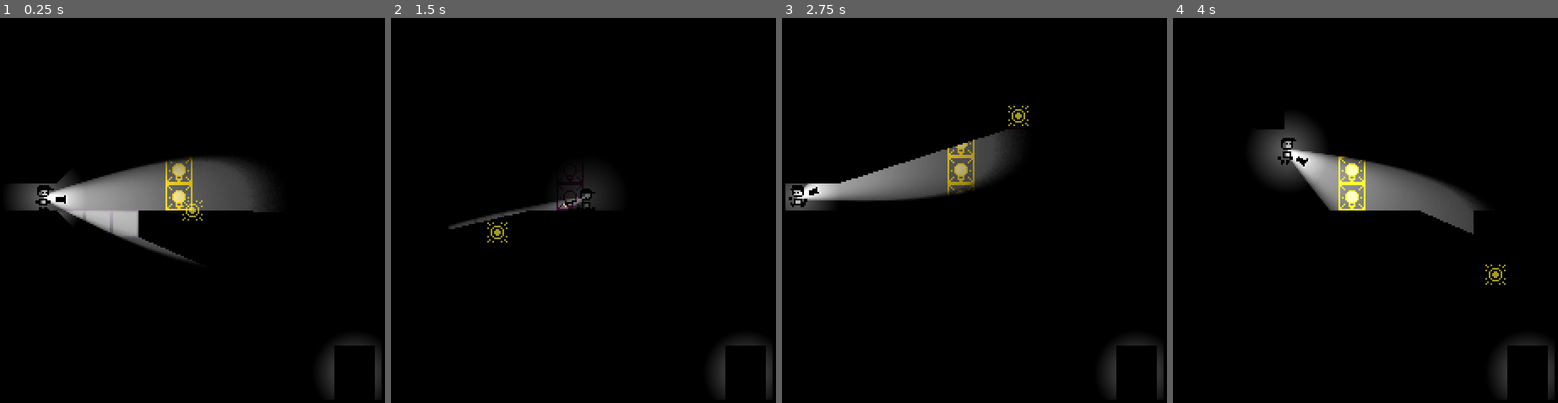
Above: before the commit, frames 1-4 (left to right).
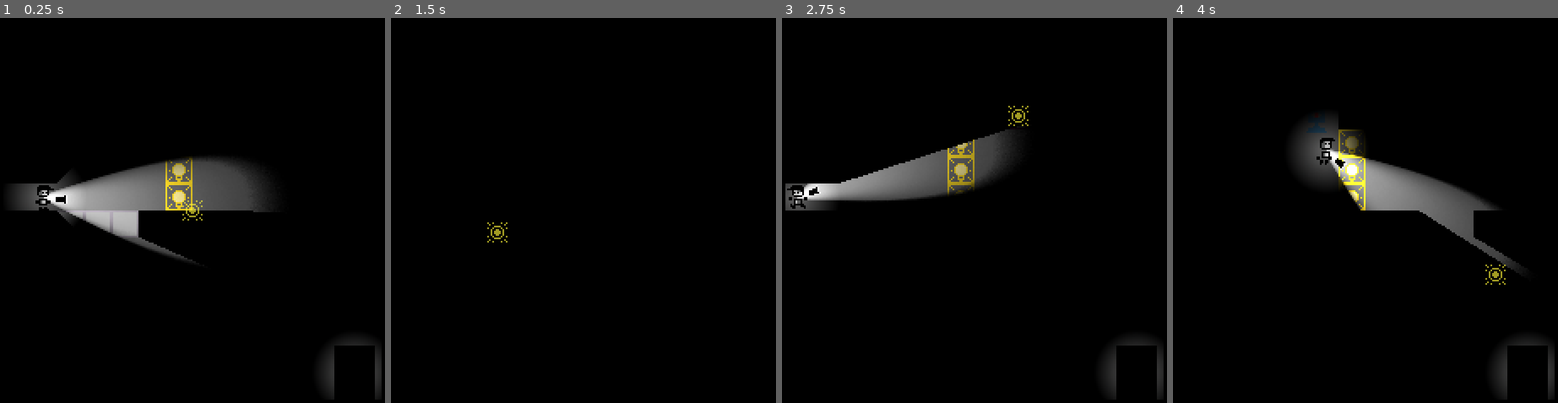
Above: after the commit, the same moments.

Repository: DylanPerry2098/ScreenTear
Game: Godot game, scene res://scenes/levels/test_room.tscn
Same seed, same stepped clock (60 frames per second), same inputs: the game is played once before the commit and once after it.
Inputs (mouse positions are in pixels of both pictures, inside the frame that each line leads up to):
- Up to frame 1 (0.25 s): no input
- Up to frame 2 (1.5 s): move the mouse to (679, 187) at 0.52 s; hold D (move_right) from 0.53 s (still down); tap E (interact) at 0.6 s; tap Space (jump) at 0.77 s; move the mouse to (498, 233) at 1.27 s; tap F (turn_off_flashlight) at 1.35 s
- Up to frame 3 (2.75 s): tap Space (jump) at 1.52 s; move the mouse to (1016, 114) at 2.02 s; release D (move_right) at 2.03 s; hold A (move_left) from 2.03 s (still down); tap E (interact) at 2.1 s
- Up to frame 4 (4 s): move the mouse to (1342, 295) at 2.77 s; release A (move_left) at 2.78 s; hold D (move_right) from 2.78 s (still down); tap F (turn_off_flashlight) at 2.85 s; tap Space (jump) at 3.02, 3.77 s; move the mouse to (1496, 275) at 3.52 s; tap E (interact) at 3.6 s

The runs differ from the first frame. In frame 2, 1.7% of the frame differs, in the area x 14-100%, y 40-99%; in frame 3, less than 0.1%; in frame 4, 6.1%, in the area x 21-90%, y 25-66%.

Commit message:
all lights turn off and on on level start/reset/death

Diff:
--- a/project.godot
+++ b/project.godot
@@ -23,6 +23,7 @@
 
 SceneManager="*uid://cytegabay7iaw"
 TileMapManager="*uid://cx2nbot61t7wu"
+LightManager="*uid://bwidfye3ln7d7"
 
 [display]
 
--- a/scenes/characters/player.tscn
+++ b/scenes/characters/player.tscn
@@ -12,6 +12,7 @@
 [ext_resource type="PackedScene" uid="uid://be2f24h77roh3" path="res://scenes/gizmos/flashlight.tscn" id="10_7vyk4"]
 [ext_resource type="Texture2D" uid="uid://drp0dedttahbe" path="res://assets/light_point.webp" id="11_2l4js"]
 [ext_resource type="AudioStream" uid="uid://dfnv55tnebrdd" path="res://Audio/SFX/jump_sfx.mp3" id="12_jk2m4"]
+[ext_resource type="Script" uid="uid://b6xjram4ulxgf" path="res://scripts/objects/point_light_source.gd" id="13_point"]
 
 [sub_resource type="Animation" id="Animation_2l4js"]
 length = 0.001
@@ -232,6 +233,7 @@
 shadow_enabled = true
 shadow_color = Color(0, 0, 0, 0.74509805)
 texture = ExtResource("11_2l4js")
+script = ExtResource("13_point")
 
 [node name="jumpsfx" type="AudioStreamPlayer" parent="." unique_id=475409433]
 stream = ExtResource("12_jk2m4")
--- a/scenes/gizmos/flashlight.tscn
+++ b/scenes/gizmos/flashlight.tscn
@@ -2,6 +2,7 @@
 
 [ext_resource type="Texture2D" uid="uid://y6oyhksf6wmd" path="res://assets/torch_light.png" id="1_n646v"]
 [ext_resource type="Script" uid="uid://xsk77kbl6gsi" path="res://scripts/player/flashlight.gd" id="1_nudle"]
+[ext_resource type="Script" uid="uid://b6xjram4ulxgf" path="res://scripts/objects/point_light_source.gd" id="3_hshpt"]
 [ext_resource type="Texture2D" uid="uid://d47ghjfh8wt3" path="res://assets/flashlight.png" id="3_nudle"]
 
 [node name="Flashlight" type="Node2D" unique_id=1496237813]
@@ -9,12 +10,14 @@
 flashlight_length = 150.0
 
 [node name="PointLight2D" type="PointLight2D" parent="." unique_id=21381727]
+unique_name_in_owner = true
 scale = Vector2(0.25, 0.25)
 energy = 4.5
 shadow_enabled = true
 shadow_color = Color(0, 0, 0, 1)
 texture = ExtResource("1_n646v")
 offset = Vector2(300, -5)
+script = ExtResource("3_hshpt")
 
 [node name="Icon" type="Sprite2D" parent="." unique_id=725536074]
 texture = ExtResource("3_nudle")
--- a/scenes/gizmos/overhead_light.tscn
+++ b/scenes/gizmos/overhead_light.tscn
@@ -3,6 +3,7 @@
 [ext_resource type="Script" uid="uid://c6tk7a1lh50pi" path="res://scripts/objects/overhead_light.gd" id="1_qo8hx"]
 [ext_resource type="Texture2D" uid="uid://876jnbpyig5d" path="res://assets/overhead_light_off.png" id="2_3xinr"]
 [ext_resource type="Texture2D" uid="uid://y6oyhksf6wmd" path="res://assets/torch_light.png" id="4_sh82x"]
+[ext_resource type="Script" uid="uid://b6xjram4ulxgf" path="res://scripts/objects/point_light_source.gd" id="5_point"]
 
 [node name="OverheadLight" type="Node2D" unique_id=1548226924]
 script = ExtResource("1_qo8hx")
@@ -19,3 +20,4 @@
 shadow_color = Color(0, 0, 0, 1)
 texture = ExtResource("4_sh82x")
 offset = Vector2(300, -5)
+script = ExtResource("5_point")
--- a/scenes/gizmos/room_transition_door.tscn
+++ b/scenes/gizmos/room_transition_door.tscn
@@ -2,6 +2,7 @@
 
 [ext_resource type="Script" uid="uid://c32wfr7i1d2rl" path="res://scripts/objects/room_transition_door.gd" id="1_8vmrx"]
 [ext_resource type="Texture2D" uid="uid://drp0dedttahbe" path="res://assets/light_point.webp" id="2_gnr6j"]
+[ext_resource type="Script" uid="uid://b6xjram4ulxgf" path="res://scripts/objects/point_light_source.gd" id="3_point"]
 
 [sub_resource type="RectangleShape2D" id="RectangleShape2D_i31h3"]
 size = Vector2(8, 20)
@@ -23,6 +24,7 @@
 shadow_enabled = true
 shadow_color = Color(0, 0, 0, 0.74509805)
 texture = ExtResource("2_gnr6j")
+script = ExtResource("3_point")
 
 [node name="Area2D" type="Area2D" parent="." unique_id=627593609]
 unique_name_in_owner = true
--- a/scenes/levels/test_room.tscn
+++ b/scenes/levels/test_room.tscn
@@ -11,6 +11,7 @@
 [ext_resource type="PackedScene" uid="uid://clc8hdjtr4js1" path="res://scenes/gizmos/sign.tscn" id="10_x4gfd"]
 [ext_resource type="PackedScene" uid="uid://btbcbic8sh261" path="res://scenes/gizmos/room_transition_door.tscn" id="11_ronwj"]
 [ext_resource type="PackedScene" uid="uid://bxv1ksdqyurbf" path="res://scenes/sound/audio_stream_player_bg_music.tscn" id="11_x4gfd"]
+[ext_resource type="PackedScene" uid="uid://d0o1gvwqwdbmv" path="res://scenes/characters/stalker.tscn" id="12_ronwj"]
 
 [node name="TestRoom" type="Node2D" unique_id=2089002660]
 
@@ -44,4 +45,7 @@
 position = Vector2(153, 34)
 
 [node name="Player" parent="." unique_id=366328777 instance=ExtResource("3_gyqsl")]
-position = Vector2(40, 116)
+position = Vector2(40, 120)
+
+[node name="Stalker" parent="." unique_id=763752193 instance=ExtResource("12_ronwj")]
+position = Vector2(104, 44)
--- /dev/null
+++ b/scripts/objects/point_light_source.gd
@@ -0,0 +1,29 @@
+class_name PointLightSource extends PointLight2D
+
+@onready var _max_energy: float = energy
+
+@onready var _max_scale: Vector2 = scale
+
+func _ready() -> void:
+	energy = 0.0
+	LightManager.register_light_source(self)
+
+func _exit_tree() -> void:
+	LightManager.unregister_light_source(self)
+
+func turn_on() -> void:
+	var energy_tween = create_tween()
+	var width_tween = create_tween()
+
+	energy = 0.0
+	scale = Vector2(_max_scale.x, 0)
+
+	energy_tween.tween_property(self, "energy", _max_energy, 0.25)
+	width_tween.tween_property(self, "scale", _max_scale, 0.25)
+
+func turn_off() -> void:
+	var energy_tween = create_tween()
+	var width_tween = create_tween()
+
+	energy_tween.tween_property(self, "energy", 0.0, 0.25)
+	width_tween.tween_property(self, "scale", Vector2(_max_scale.x, 0), 0.25)
--- a/scripts/player/flashlight.gd
+++ b/scripts/player/flashlight.gd
@@ -6,6 +6,7 @@
 const LINE_RAYCAST_AREA_SCENE := preload("res://scenes/gizmos/line_raycast_area.tscn")
 
 @onready var tilemap: TileManager = _get_tilemap_in_tree()
+@onready var point_light :PointLightSource = $PointLight2D
 
 var _line_areas: Array[LineRaycastArea] = []
 
@@ -30,6 +31,7 @@
 		add_child(line_area)
 		_line_areas.append(line_area)
 
+
 func _get_tilemap_in_tree():
 	for node in get_tree().root.get_children():
 		if node is TileManager:
@@ -38,3 +40,9 @@
 			if node2 is TileManager:
 				return node2
 	return
+
+func turn_off() -> void:
+	point_light.turn_off()
+
+func turn_on() -> void:
+	point_light.turn_on()
--- a/scripts/player/player.gd
+++ b/scripts/player/player.gd
@@ -25,10 +25,6 @@
 var frames_off_floor := 0
 var _flashlight_turned_off := false
 
-var _flashlight_start_energy := 0.0
-var _illumination_start_energy := 0.0
-
-
 func can_jump() -> bool:
 	return is_on_floor() or not coyote_timer.is_stopped()
 
@@ -41,13 +37,14 @@
 
 func _ready() -> void:
 	player_instance = self
-	_flashlight_start_energy = %Flashlight.get_child(0).energy
-	_illumination_start_energy = %Illumination.energy
-	_flashlight_on()
+
 	if SceneManager.last_main_scene_resource_uid:
 		_find_spawn_position()
 
 	state_machine.init(self, animation_player)
+
+	await get_tree().process_frame
+	_flashlight_on()
 
 func _find_spawn_position() -> void:
 	for node in SceneManager.current_main_scene.get_children():
@@ -92,29 +89,12 @@
 
 func _flashlight_on():
 	_flashlight_turned_off = false
-	var flashlight_tween = create_tween()
-	var light_emit_tween = create_tween()
-	var flashlight_width_tween = create_tween()
-
-	%Flashlight.get_child(0).energy = 0.0
-	%Illumination.energy = 0.0
-	%Flashlight.scale = Vector2(1,0)
-
-
-	flashlight_tween.tween_property(%Flashlight.get_child(0), "energy", _flashlight_start_energy, 0.25)
-	light_emit_tween.tween_property(%Illumination, "energy", _illumination_start_energy, 0.25)
-	flashlight_width_tween.tween_property(%Flashlight, "scale", Vector2(1,1), 0.25)
+	LightManager.turn_on_all()
 
 func flashlight_off():
 	_flashlight_turned_off = true
-	var flashlight_tween = create_tween()
-	var light_emit_tween = create_tween()
-	var flashlight_width_tween = create_tween()
-	flashlight_tween.tween_property(%Flashlight.get_child(0), "energy", 0.0, 0.25)
-	light_emit_tween.tween_property(%Illumination, "energy", 0.0, 0.25)
-	flashlight_width_tween.tween_property(%Flashlight, "scale", Vector2(1,0), 0.25)
+	LightManager.turn_off_all()
 
-	await flashlight_tween.finished
 	await get_tree().create_timer(0.5).timeout
 	SceneManager.change_scenes(SceneManager.MainScene.SAME)
 
@@ -122,18 +102,14 @@
 func death():
 	dying = true
 	_flashlight_turned_off = true
-	var flashlight_tween = create_tween()
+	LightManager.turn_off_all(%Illumination)
 
-	var flashlight_width_tween = create_tween()
 	var red_light_tween = create_tween()
-	flashlight_tween.tween_property(%Flashlight.get_child(0), "energy", 0.0, 0.25)
-	flashlight_width_tween.tween_property(%Flashlight, "scale", Vector2(1,0), 0.25)
 	red_light_tween.tween_property(%Illumination, "color", Color(1,0,0,1), 0.25)
 
-	await flashlight_tween.finished
+	await red_light_tween.finished
 
-	var light_emit_tween = create_tween()
-	light_emit_tween.tween_property(%Illumination, "energy", 0.0, 0.25)
-	await light_emit_tween.finished
-	await get_tree().create_timer(0.5).timeout
+
+	%Illumination.turn_off()
+	await get_tree().create_timer(0.75).timeout
 	SceneManager.change_scenes(SceneManager.MainScene.SAME)
--- a/scripts/utils/camera_point.gd
+++ b/scripts/utils/camera_point.gd
@@ -6,7 +6,8 @@
 	var cam: Camera2D = get_viewport().get_camera_2d()
 	if not cam:
 		cam = Camera2D.new()
-		get_viewport().add_child(cam)
+		if SceneManager.current_main_scene:
+			SceneManager.current_main_scene.add_child(cam)
 	return cam
 
 func focus_camera() -> void:
--- /dev/null
+++ b/scripts/utils/light_manager.gd
@@ -0,0 +1,20 @@
+extends Node
+
+var _light_sources: Array[PointLightSource] = []
+
+func register_light_source(light_source: PointLightSource) -> void:
+	if not _light_sources.has(light_source):
+		_light_sources.append(light_source)
+
+func unregister_light_source(light_source: PointLightSource) -> void:
+	_light_sources.erase(light_source)
+
+func turn_on_all(exclude: PointLightSource = null) -> void:
+	for light_source in _light_sources:
+		if is_instance_valid(light_source) and light_source != exclude:
+			light_source.turn_on()
+
+func turn_off_all(exclude: PointLightSource = null) -> void:
+	for light_source in _light_sources:
+		if is_instance_valid(light_source) and light_source != exclude:
+			light_source.turn_off()
--- a/scripts/utils/tile_map_manager.gd
+++ b/scripts/utils/tile_map_manager.gd
@@ -1,15 +1,11 @@
 extends Node
 
-## See `is_rect_containing_ground()` for the public query used by gameplay code.
 var _ground: TileMapLayer
 
 const EMPTY_ATLAS_COORD := Vector2i(-1, -1)
 
 var navigation_region_sizes :Dictionary[int,float] = {
-	1: 15.0, # small
-	2: 15.0, # medium
-	3: 15.0, # large
-	4: 15.0, # extra large
+	1: 15.0, # Just one for now to avoid baking warnings and we dont really need more
 }
 
 ## Registers tile map layers with the manager.
Not shown, added: scripts/objects/point_light_source.gd.uid
Not shown, added: scripts/utils/light_manager.gd.uid
